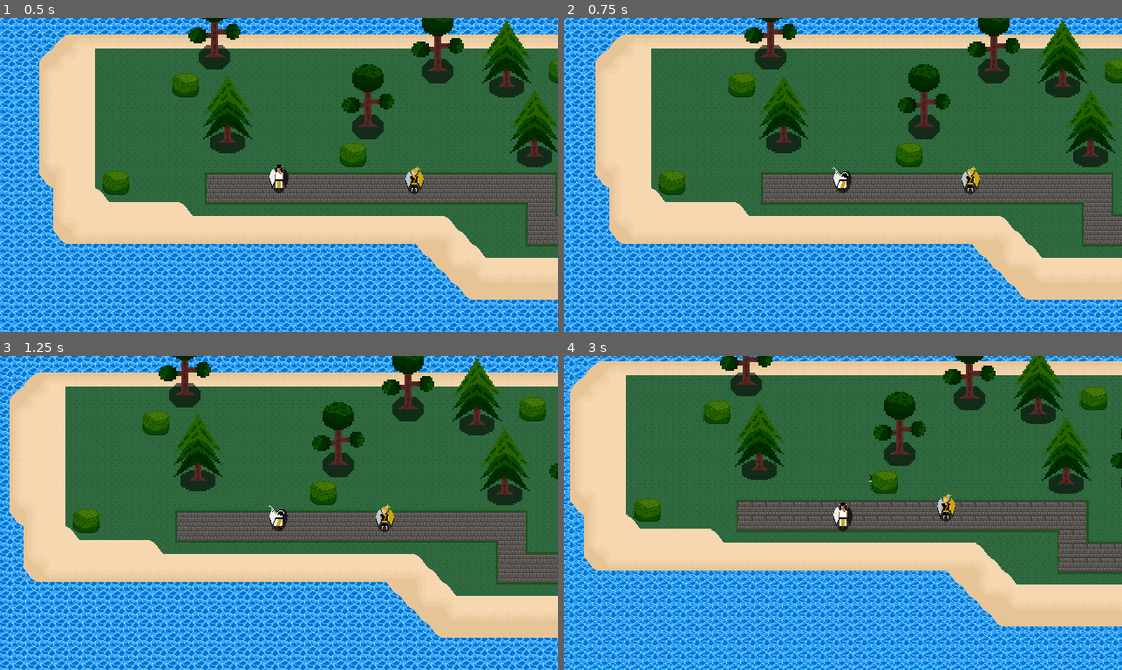
Above: before the commit, frames 1-4 (two rows, left to right).
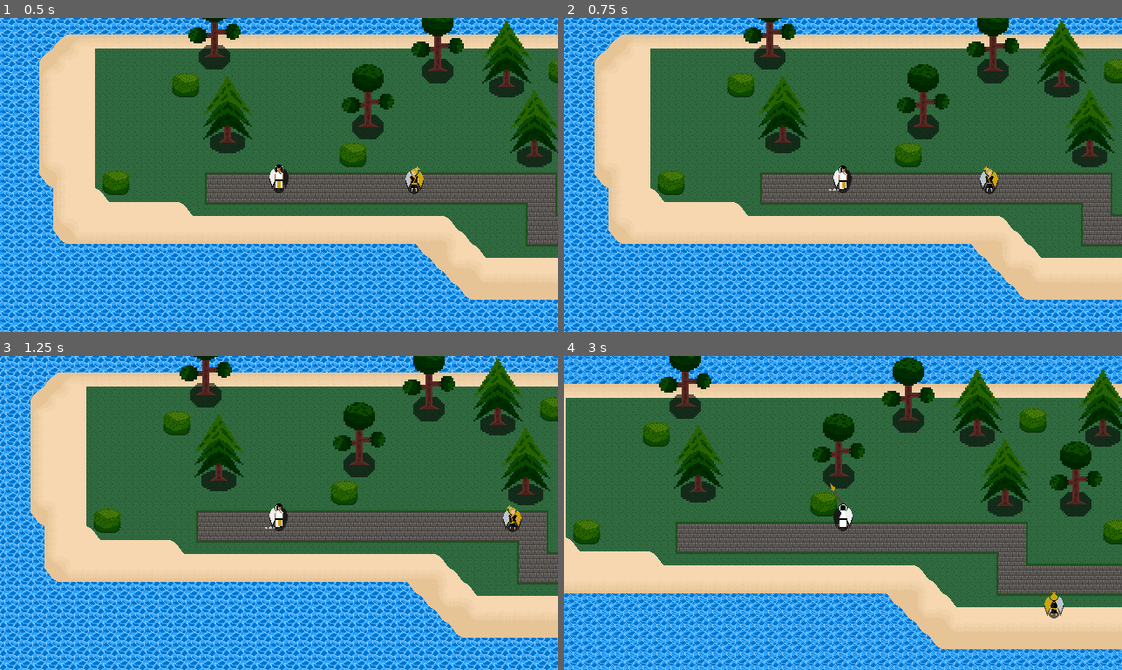
Above: after the commit, the same moments.

Repository: mitchellh5/simple_top_down_game_1.0
Game: Godot game, scene res://world/oblivion.tscn
Same seed, same stepped clock (60 frames per second), same inputs: the game is played once before the commit and once after it.
Inputs (mouse positions are in pixels of both pictures, inside the frame that each line leads up to):
- Up to frame 1 (0.5 s): no input
- Up to frame 2 (0.75 s): tap Enter at 0.5 s; move the mouse to (965, 159) at 0.52 s; press the mouse at (965, 159) at 0.53 s; hold Right (move_right) from 0.53 s (still down); tap Tab (Switch_Characters) at 0.6 s
- Up to frame 3 (1.25 s): keep holding Right (move_right)
- Up to frame 4 (3 s): move the mouse to (731, 528) at 1.27 s; release Right (move_right) at 1.28 s; release the mouse at (731, 528) at 1.28 s; hold Down (move_down) 1.28-2.03 s; click (731, 528) at 1.35 s; right-click (731, 528) at 1.55 s; move the mouse to (898, 443) at 2.02 s; hold Right (move_right) 2.03-2.78 s; hold Right mouse button (secondary_attack) 2.03-2.78 s; tap Tab (Switch_Characters) at 2.3, 2.85 s; move the mouse to (815, 575) at 2.77 s; hold Up (move_up) from 2.78 s (still down)

Frame 1 is identical in both runs. In frame 2, 17% of the frame differs, in the area x 0-100%, y 0-100%; in frame 3, 39%; in frame 4, 70%.

Commit message:
Working on figuring out character swapping (it's a lot more complicated than I had ever imagined, God help me)

Diff:
--- a/scenes/characters/scythio.tscn
+++ b/scenes/characters/scythio.tscn
@@ -935,6 +935,7 @@
 collision_layer = 32
 collision_mask = 22
 motion_mode = 1
+wall_min_slide_angle = 0.0
 script = ExtResource("1_qbh1l")
 State_Machine = NodePath("StateMachine")
 
--- a/scripts/characters/mynra.gd
+++ b/scripts/characters/mynra.gd
@@ -46,16 +46,14 @@
 	#Used to track direction Mynra is facing (based on player input method)
 	var dir
 
-	#if Input.is_action_just_pressed("Switch_Characters"):
-		#if player:
-			#player = false
-		#else:
-			#player = true
-		#print(self, "Has switched to player: ", player)
+	if Input.is_action_just_pressed("Switch_Characters"):
+		if player:
+			player = false
+		else:
+			player = true
+		_character_swap()
 
 	if player:
-		add_to_group("Player")
-		remove_from_group("Companion")
 		#print("Player")
 		if Input.get_connected_joypads().size() > 0:
 			var x_dir = Input.get_action_strength("ui_right") - Input.get_action_strength("ui_left")
@@ -69,13 +67,27 @@
 			if dir.length() > 0:
 				dir = dir.normalized()
 	elif !player:
-		add_to_group("Companion")
-		remove_from_group("Player")
+		pass
 		#print("NPC")
 
 	#Is the angle at which the player is facing
 	if player:
 		angle = rad_to_deg(dir.angle())
+
+func _character_swap() -> void:
+	if player:
+		set_collision_layer_value(1, true)
+		set_collision_mask_value(6, false)
+		motion_mode = CharacterBody2D.MOTION_MODE_GROUNDED
+		add_to_group("Player")
+		remove_from_group("Companion")
+	else:
+		set_collision_layer_value(1, false)
+		set_collision_mask_value(6, true)
+		motion_mode = CharacterBody2D.MOTION_MODE_FLOATING
+		wall_min_slide_angle = 0
+		add_to_group("Companion")
+		remove_from_group("Player")
 
 #Used for transitioning to the "Damaged" state when Mynra takes damage
 func lose_health(dmg):
--- a/scripts/characters/scythio.gd
+++ b/scripts/characters/scythio.gd
@@ -28,8 +28,8 @@
 var target_pos: Vector2												#Tracks the target position so that Life always spawns from Mynra's current position
 var throw_dir: Vector2												#Tracks the direction we want to throw Life in
 var enemy_spotted: bool = false										#Ensures the enemy is within line of sight
+var life_spotted: bool = false										#Ensures life is in los for dashing purposes
 const LIFE_PATH = preload("res://scenes/weapons/life.tscn")			#Preloads Life as a scene so that it can be thrown and caught by Mynra
-
 
 #Tracks if Scythio is the current player character, or a companion (set to false by default)
 @onready var player = false
@@ -38,6 +38,8 @@
 var arlithon_in_atk_range: bool = false		#Used for tracking if player is in attack range
 var player_body : CharacterBody2D			#Represents the player body
 var at_player : bool = false				#Tracks when this is close enough to the player to start idling when in follow mode
+var player_spotted: bool = false			#Used to make sure the player is in line of sight can be dashed towards (prevents
+											#the character from repeatedly dashing into a wall as they attempt to reach the player)
 
 #Basic variables for player
 var speed = 200					#Sets speed of player movement
@@ -79,19 +81,16 @@
 func _physics_process(delta: float) -> void:
 	var dir
 
-	#if Input.is_action_just_pressed("Switch_Characters"):
-		#if player:
-			#player = false
-		#else:
-			#player = true
+	if Input.is_action_just_pressed("Switch_Characters"):
+		if player:
+			player = false
+		else:
+			player = true
 		#print(self, "Has switched to player: ", player)
+		_character_swap()
 
 	if player:
-		set_collision_layer_value(1, true)
-		set_collision_mask_value(6, false)
-		motion_mode = CharacterBody2D.MOTION_MODE_GROUNDED
-		add_to_group("Player")
-		remove_from_group("Companion")
+		#print("I'm a player")
 		if Input.get_connected_joypads().size() > 0:
 			var x_dir = Input.get_action_strength("ui_right") - Input.get_action_strength("ui_left")
 			var y_dir= Input.get_action_strength("ui_down") - Input.get_action_strength("ui_up")
@@ -104,12 +103,7 @@
 			if dir.length() > 0:
 				dir = dir.normalized()
 	elif !player:
-		set_collision_layer_value(1, false)
-		set_collision_mask_value(6, true)
-		motion_mode = CharacterBody2D.MOTION_MODE_FLOATING
-		wall_min_slide_angle = 0
-		add_to_group("Companion")
-		remove_from_group("Player")
+		#print("Im an NPC")
 		move_and_slide()
 		#print("NPC")
 		for body in $PrimAtkRange.get_overlapping_bodies():
@@ -131,19 +125,6 @@
 			#elif body != target_arlithon && arlithon_in_sec_atk_range:
 				#arlithon_in_sec_atk_range = false
 
-		#if ammo <= 0 && target_arlithon && collectable:
-			#var distance_from_life = get_tree().root.find_child("Life", true, false).global_position - global_position
-			#var distance_from_target = target_arlithon.global_position - global_position
-#
-			#if distance_from_life > distance_from_target:
-				#collecting_life = true
-			#else:
-				#collecting_life = false
-		#elif ammo <= 0 && collectable:
-			#collecting_life = true
-		#elif ammo >= 1:
-			#collecting_life = false
-
 		player_body = get_tree().get_first_node_in_group("Player")
 
 		var distance_from_player
@@ -164,20 +145,35 @@
 			nav.target_position = target_arlithon.global_position
 			collecting_life = false
 		elif ammo <= 0:
+			_check_los_life()
 			collecting_life = true
 			nav.target_position = get_tree().root.find_child("Life", true, false).global_position
 		elif player_body:
+			_check_los_player()
 			collecting_life = false
 			nav.target_position = player_body.global_position
 
-
-
- 	#print(arlithon_in_prim_atk_range)
- 	#print(target_arlithon)
- 	#_check_player_range()
+	#print(arlithon_in_prim_atk_range)
+	#print(target_arlithon)
+	#_check_player_range()
 
 	if player:
 		angle = rad_to_deg(dir.angle())
+
+func _character_swap() -> void:
+	if player:
+		set_collision_layer_value(1, true)
+		set_collision_mask_value(6, false)
+		motion_mode = CharacterBody2D.MOTION_MODE_GROUNDED
+		add_to_group("Player")
+		remove_from_group("Companion")
+	else:
+		set_collision_layer_value(1, false)
+		set_collision_mask_value(6, true)
+		motion_mode = CharacterBody2D.MOTION_MODE_FLOATING
+		wall_min_slide_angle = 0
+		add_to_group("Companion")
+		remove_from_group("Player")
 
 func _check_los_enemy() -> bool:
 	var collider = los.get_collider()
@@ -187,6 +183,22 @@
 	else:
 		return false
 
+func _check_los_player() -> bool:
+	var collider = los.get_collider()
+	if collider && collider.is_in_group("Player"):
+		player_spotted = true
+		return true
+	else:
+		return false
+
+func _check_los_life() -> bool:
+	var collider = los.get_collider()
+	if collider && collider.is_in_group("Player"):
+		life_spotted = true
+		return true
+	else:
+		return false
+
 func _find_player_node() -> void:
 	var nodes_in_group = get_tree().get_nodes_in_group("Player")
 	if !nodes_in_group.is_empty():
@@ -210,6 +222,12 @@
 	if body == target_arlithon:
 		#print("Mission failed, we'll get 'em next time.")
 		arlithon_in_sec_atk_range = false
+
+#Used for transitioning to the "Damaged" state when Mynra takes damage
+func lose_health(dmg):
+	damage_rate = dmg
+	if damageable:
+		damaged = true
 
 func collect_life():
 	if collectable:
--- a/scripts/states/mynra_states/mynra_dash.gd
+++ b/scripts/states/mynra_states/mynra_dash.gd
@@ -35,8 +35,10 @@
 		can_dash = false
 
 	#Ensures the player attempted a dash and that they can currently dash
-	if Input.is_action_pressed("dash") and can_dash:
+	if mynra.player && Input.is_action_pressed("dash") && can_dash:
 		dash()
+	else:
+		transition.emit("Idle")
 
 	#Makes sure that a dash is currently in progress
 	if is_animating:
--- a/scripts/states/mynra_states/mynra_movement.gd
+++ b/scripts/states/mynra_states/mynra_movement.gd
@@ -8,23 +8,26 @@
 #Runs each frame
 func _on_physics_update(_delta: float) -> void:
 	#Gets player input from the "Game_Input_Events" class
-	var direction: Vector2 = Game_Input_Events.movement_input()					#Used to determine animation direction (cardinal)
-	var input_velocity: Vector2 = Game_Input_Events.velocity_of_movement()		#Used to determine movement velocity (8-directional)
+	if mynra.player:
+		var direction: Vector2 = Game_Input_Events.movement_input()					#Used to determine animation direction (cardinal)
+		var input_velocity: Vector2 = Game_Input_Events.velocity_of_movement()		#Used to determine movement velocity (8-directional)
 
-	#Plays the appropriate animation based on the player's current movement direction
-	if direction == Vector2.LEFT: mynra_animation.play("Run_L")
-	elif direction == Vector2.RIGHT: mynra_animation.play("Run_R")
-	elif direction == Vector2.UP: mynra_animation.play("Run_U")
-	elif direction == Vector2.DOWN: mynra_animation.play("Run_D")
+		#Plays the appropriate animation based on the player's current movement direction
+		if direction == Vector2.LEFT: mynra_animation.play("Run_L")
+		elif direction == Vector2.RIGHT: mynra_animation.play("Run_R")
+		elif direction == Vector2.UP: mynra_animation.play("Run_U")
+		elif direction == Vector2.DOWN: mynra_animation.play("Run_D")
 
-	#Tracks current movement direction and stores it so that other
-	#states (such as idle) animate properly when they are switched to
-	if direction != Vector2.ZERO:
-		mynra.player_direction = direction
+		#Tracks current movement direction and stores it so that other
+		#states (such as idle) animate properly when they are switched to
+		if direction != Vector2.ZERO:
+			mynra.player_direction = direction
 
-	#Handles actual player movement
-	mynra.velocity = input_velocity * mynra.speed
-	mynra.move_and_slide()
+		#Handles actual player movement
+		mynra.velocity = input_velocity * mynra.speed
+		mynra.move_and_slide()
+	else:
+		transition.emit("Idle")
 
 #Handles transitioning between states
 func _on_next_transitions() -> void:
--- a/scripts/states/mynra_states/mynra_primary_attack.gd
+++ b/scripts/states/mynra_states/mynra_primary_attack.gd
@@ -14,8 +14,10 @@
 
 #Runs every frame
 func _on_physics_update(_delta: float) -> void:
-	if Input.is_action_pressed("primary_attack"):
+	if mynra.player && Input.is_action_pressed("primary_attack"):
 		primary_attack()
+	else:
+		transition.emit("Idle")
 
 	if is_animating:
 		#Gets input velocity from the "Game_Input_Events" class,
--- a/scripts/states/mynra_states/mynra_secondary_attack.gd
+++ b/scripts/states/mynra_states/mynra_secondary_attack.gd
@@ -12,8 +12,10 @@
 
 #Runs every frame
 func _on_physics_update(_delta: float) -> void:
-	if Input.is_action_pressed("secondary_attack"):
+	if mynra.player && Input.is_action_pressed("secondary_attack"):
 		throw_famine()
+	else:
+		transition.emit("Idle")
 
 #Handles throwing Famine
 func throw_famine():
--- a/scripts/states/mynra_states/mynra_state_machine.gd
+++ b/scripts/states/mynra_states/mynra_state_machine.gd
@@ -48,4 +48,4 @@
 
 	current_mynra_state = new_mynra_state
 	current_mynra_state_name = current_mynra_state.name.to_lower()
-	#print("Current State: ", current_mynra_state_name)
+	print("Current State: ", current_mynra_state_name)
--- a/scripts/states/scythio_states/scythio_idle.gd
+++ b/scripts/states/scythio_states/scythio_idle.gd
@@ -23,8 +23,8 @@
 	elif !scythio.player && scythio.get_parent().name != "Oblivion":
 		var player = get_tree().get_first_node_in_group("Player")
 		scythio.velocity = Vector2.ZERO
-		if player.player_direction == Vector2.LEFT: anim_name = "Idle_L"
-		elif player.player_direction == Vector2.RIGHT: anim_name = "Idle_R"
+		if scythio.player_direction == Vector2.LEFT: anim_name = "Idle_L"
+		elif scythio.player_direction == Vector2.RIGHT: anim_name = "Idle_R"
 		else: anim_name = "Idle_D"
 	else:
 		scythio.velocity = Vector2.ZERO
@@ -53,6 +53,7 @@
 	#and if you remove it from the idle state the machine breaks, so don't
 	#do that
 	Game_Input_Events.movement_input()
+
 	if scythio.damaged:
 		transition.emit("Damaged")
 	else:
@@ -63,11 +64,14 @@
 			elif Game_Input_Events.is_dashing():
 				transition.emit("Dash")
 			elif Game_Input_Events.is_prim_attacking():
-				transition.emit("Primary_Attack")
+				print("Tried to swing")
+				transition.emit("PrimaryAttack")
 			elif Game_Input_Events.is_sec_attacking():
-				transition.emit("Secondary_Attack")
+				print("Tried to throw")
+				transition.emit("SecondaryAttack")
 		#States transitions used when this is the current companion
 		elif !scythio.player && scythio.get_parent().name != "Oblivion":
+			#print("I'm an NPC")
 			var arlithons = get_tree().get_nodes_in_group("arlithons")
 			if !arlithons.is_empty() || scythio.target_arlithon:
 				transition.emit("HuntArlithons")
--- a/scripts/states/scythio_states/scythio_movement.gd
+++ b/scripts/states/scythio_states/scythio_movement.gd
@@ -11,27 +11,48 @@
 #Runs every frame
 func _on_physics_update(_delta: float) -> void:
 	#Gets player input from the "Game_Input_Events" class
-	var direction: Vector2 = Game_Input_Events.movement_input()					#Used to determine animation direction (cardinal)
-	var input_velocity: Vector2 = Game_Input_Events.velocity_of_movement()		#Used to determine movement velocity (8-directional)
+	if scythio.player:
+		var direction: Vector2 = Game_Input_Events.movement_input()					#Used to determine animation direction (cardinal)
+		var input_velocity: Vector2 = Game_Input_Events.velocity_of_movement()		#Used to determine movement velocity (8-directional)
 
-	#Plays the appropriate animation based on the player's current movement direction
-	if direction == Vector2.LEFT: scythio_animation.play("Run_L")
-	elif direction == Vector2.RIGHT: scythio_animation.play("Run_R")
-	elif direction == Vector2.UP: scythio_animation.play("Run_U")
-	elif direction == Vector2.DOWN: scythio_animation.play("Run_D")
+		#Plays the appropriate animation based on the player's current movement direction
+		if direction == Vector2.LEFT: scythio_animation.play("Run_L")
+		elif direction == Vector2.RIGHT: scythio_animation.play("Run_R")
+		elif direction == Vector2.UP: scythio_animation.play("Run_U")
+		elif direction == Vector2.DOWN: scythio_animation.play("Run_D")
 
-	#Tracks current movement direction and stores it so that other
-	#states (such as idle) animate properly when they are switched to
-	if direction != Vector2.ZERO:
-		scythio.player_direction = direction
+		#Tracks current movement direction and stores it so that other
+		#states (such as idle) animate properly when they are switched to
+		if direction != Vector2.ZERO:
+			scythio.player_direction = direction
 
-	#Handles actual player movement
-	scythio.velocity = input_velocity * scythio.speed
-	scythio.move_and_slide()
+		#Handles actual player movement
+		scythio.velocity = input_velocity * scythio.speed
+		scythio.move_and_slide()
+	else:
+		transition.emit("Idle")
 
 #Handles transitioning between states
 func _on_next_transitions() -> void:
-	pass
+	#Gets movement input from "Game_Input_Events" class
+	#to allow the state to detect movement and change
+	#states appropriately based on that
+	#NOTE: For some reason, this is only necessary in the idle state
+	#and if you remove it from the idle state the machine breaks, so don't
+	#do that
+	Game_Input_Events.movement_input()
+
+	if scythio.damaged:
+		transition.emit("Damaged")
+	elif !GlobalState.input_paused:
+		if Game_Input_Events.is_dashing() && scythio.get_parent().name != "Oblivion":
+			transition.emit("Dash")
+		elif Game_Input_Events.is_prim_attacking():
+			transition.emit("PrimaryAttack")
+		elif Game_Input_Events.is_sec_attacking():
+			transition.emit("SecondaryAttack")
+		elif Game_Input_Events.is_movement_input():
+			transition.emit("Movement")
 
 #Runs upon entering state
 func _on_enter():
--- a/scripts/states/scythio_states/scythio_prim_atk.gd
+++ b/scripts/states/scythio_states/scythio_prim_atk.gd
@@ -19,8 +19,10 @@
 	arlithons = get_tree().get_nodes_in_group("Arlithons")
 
 	if scythio.player && Input.is_action_pressed("primary_attack"):
+		print("Shoulda swung")
 		primary_attack_player()
 	elif !scythio.player && scythio.arlithon_in_prim_atk_range:
+		print("I think I'm an NPC")
 		primary_attack_companion()
 
 
@@ -59,28 +61,28 @@
 		#------------------------------------------------------------------------------------
 		if Input.get_connected_joypads().size() > 0:
 			if scythio.player_direction == Vector2.LEFT:
-				scythio_animation.play("Prim_Atk1_L")
+				scythio_animation.play("Prim_Atk_L")
 				scythio.atk_area.rotation_degrees = 0
 				var bodies = scythio.atk_area.get_overlapping_bodies()
 				for body in bodies:
 					if body.has_method("take_damage"):
 						body.take_damage()
 			elif scythio.player_direction == Vector2.RIGHT:
-				scythio_animation.play("Prim_Atk1_R")
+				scythio_animation.play("Prim_Atk_R")
 				scythio.atk_area.rotation_degrees = 180
 				var bodies = scythio.atk_area.get_overlapping_bodies()
 				for body in bodies:
 					if body.has_method("take_damage"):
 						body.take_damage()
 			elif scythio.player_direction == Vector2.DOWN:
-				scythio_animation.play("Prim_Atk1_D")
+				scythio_animation.play("Prim_Atk_D")
 				scythio.atk_area.rotation_degrees = -90
 				var bodies = scythio.atk_area.get_overlapping_bodies()
 				for body in bodies:
 					if body.has_method("take_damage"):
 						body.take_damage()
 			else:
-				scythio_animation.play("Prim_Atk1_U")
+				scythio_animation.play("Prim_Atk_U")
 				scythio.atk_area.rotation_degrees = 90
 				var bodies = scythio.atk_area.get_overlapping_bodies()
 				for body in bodies:
@@ -89,7 +91,7 @@
 
 		else:
 			if scythio.angle >= -45 && scythio.angle < 45:
-				scythio_animation.play("Prim_Atk1_R")
+				scythio_animation.play("Prim_Atk_R")
 				scythio.atk_area.rotation_degrees = 180
 				var bodies = scythio.atk_area.get_overlapping_bodies()
 				for body in bodies:
@@ -97,7 +99,7 @@
 						body.take_damage()
 
 			elif scythio.angle >= 45 && scythio.angle < 135:
-				scythio_animation.play("Prim_Atk1_D")
+				scythio_animation.play("Prim_Atk_D")
 				scythio.atk_area.rotation_degrees = -90
 				var bodies = scythio.atk_area.get_overlapping_bodies()
 				for body in bodies:
@@ -105,14 +107,14 @@
 						body.take_damage()
 
 			elif scythio.angle >= -135 && scythio.angle < -45:
-				scythio_animation.play("Prim_Atk1_U")
+				scythio_animation.play("Prim_Atk_U")
 				scythio.atk_area.rotation_degrees = 90
 				var bodies = scythio.atk_area.get_overlapping_bodies()
 				for body in bodies:
 					if body.has_method("take_damage"):
 						body.take_damage()
 			else:
-				scythio_animation.play("Prim_Atk1_L")
+				scythio_animation.play("Prim_Atk_L")
 				scythio.atk_area.rotation_degrees = 0
 				var bodies = scythio.atk_area.get_overlapping_bodies()
 				for body in bodies:
@@ -160,10 +162,20 @@
 
 #Handles transitioning between states
 func _on_next_transitions() -> void:
+	if is_animating:
+		return
+
 	if scythio.damaged:
 		transition.emit("Damaged")
 	elif scythio.player:
-		pass
+		if Game_Input_Events.is_movement_input():
+			transition.emit("Movement")
+		elif Game_Input_Events.is_sec_attacking():
+			transition.emit("SecondaryAttack")
+		elif Game_Input_Events.is_dashing():
+			transition.emit("Dash")
+		elif !Game_Input_Events.is_movement_input():
+			transition.emit("Idle")
 	else:
 		if arlithons.is_empty() && !scythio.at_player:
 			transition.emit("FollowPlayer")
--- a/scripts/states/scythio_states/scythio_sec_atk.gd
+++ b/scripts/states/scythio_states/scythio_sec_atk.gd
@@ -55,9 +55,9 @@
 				scythio_animation.play("Sec_Atk_L")
 
 			# Instantiate and throw Famine
-			var famine = scythio.LIFE_PATH.instantiate()
-			famine.aim_famine(scythio.global_position, scythio.global_position + throw_direction * 100)  # Apply direction
-			get_parent().add_child(famine)
+			var life = scythio.LIFE_PATH.instantiate()
+			life.aim_life(scythio.global_position, scythio.global_position + throw_direction * 100)  # Apply direction
+			get_parent().add_child(life)
 
 			# Update ammo and manage collectability
 			scythio.ammo = 0
@@ -154,10 +154,20 @@
 
 #Handles transitioning between states
 func _on_next_transitions() -> void:
+	if is_animating:
+		return
+
 	if scythio.damaged:
 		transition.emit("Damaged")
 	elif scythio.player:
-		pass
+		if Game_Input_Events.is_movement_input():
+			transition.emit("Movement")
+		elif Game_Input_Events.is_prim_attacking():
+			transition.emit("Primary_Attack")
+		elif Game_Input_Events.is_dashing():
+			transition.emit("Dash")
+		elif !Game_Input_Events.is_movement_input():
+			transition.emit("Idle")
 	else:
 		if arlithons.is_empty() && !scythio.at_player:
 			transition.emit("FollowPlayer")
--- a/singletons/game_input_events.gd
+++ b/singletons/game_input_events.gd
@@ -3,20 +3,14 @@
 
 static var direction: Vector2							#Tracks cardinal directions
 static var input_vector: Vector2						#Tracks all 8 directions
-static var active_player: CharacterBody2D = null		#Tracks who the current active player is
-static var all_characters: Array[CharacterBody2D] = []	#Tracks all characters in current scene
 
 #Used to detect movement input from player, returning the cardinal direction for animation purposes
 static func movement_input() -> Vector2:
-	active_player = ActiveCharacters.get_primary_character()
-	if active_player == null || GlobalState.input_paused:
-		direction = Vector2.ZERO
-	else:
-		if Input.is_action_pressed("move_left"): direction = Vector2.LEFT
-		elif Input.is_action_pressed("move_right"): direction = Vector2.RIGHT
-		elif Input.is_action_pressed("move_up"): direction = Vector2.UP
-		elif Input.is_action_pressed("move_down"): direction = Vector2.DOWN
-		else: direction = Vector2.ZERO
+	if Input.is_action_pressed("move_left"): direction = Vector2.LEFT
+	elif Input.is_action_pressed("move_right"): direction = Vector2.RIGHT
+	elif Input.is_action_pressed("move_up"): direction = Vector2.UP
+	elif Input.is_action_pressed("move_down"): direction = Vector2.DOWN
+	else: direction = Vector2.ZERO
 
 
 	return direction
@@ -57,6 +51,3 @@
 		return true
 	else:
 		return false
-
-static func swap_characters() -> void:
-	pass
Not shown: 1 places in scenes/characters/scythio.tscn that only renumber resources
